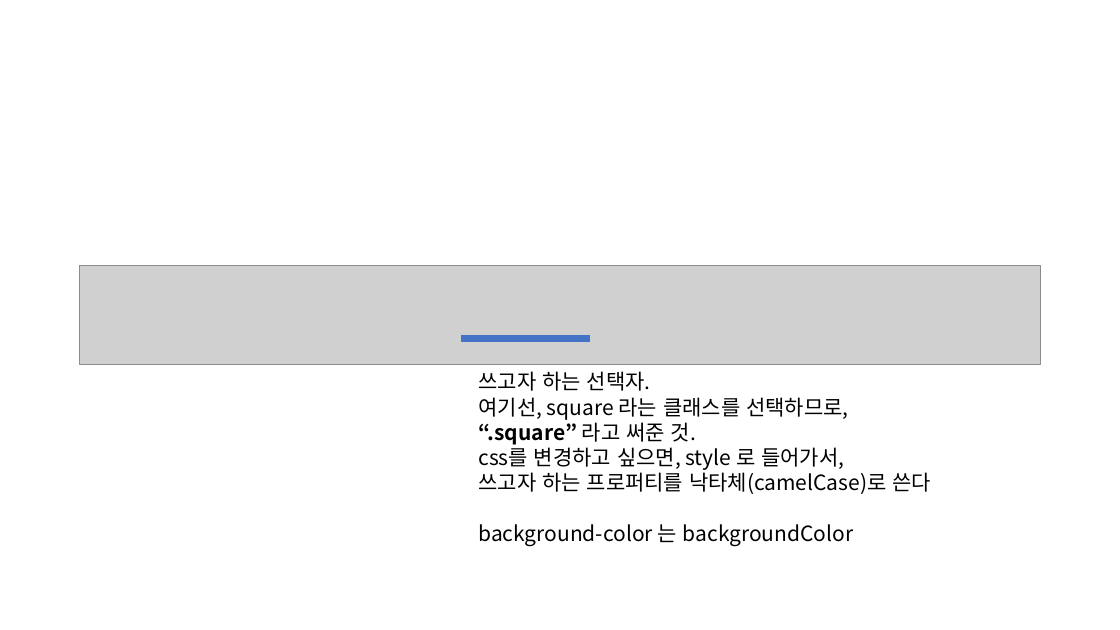
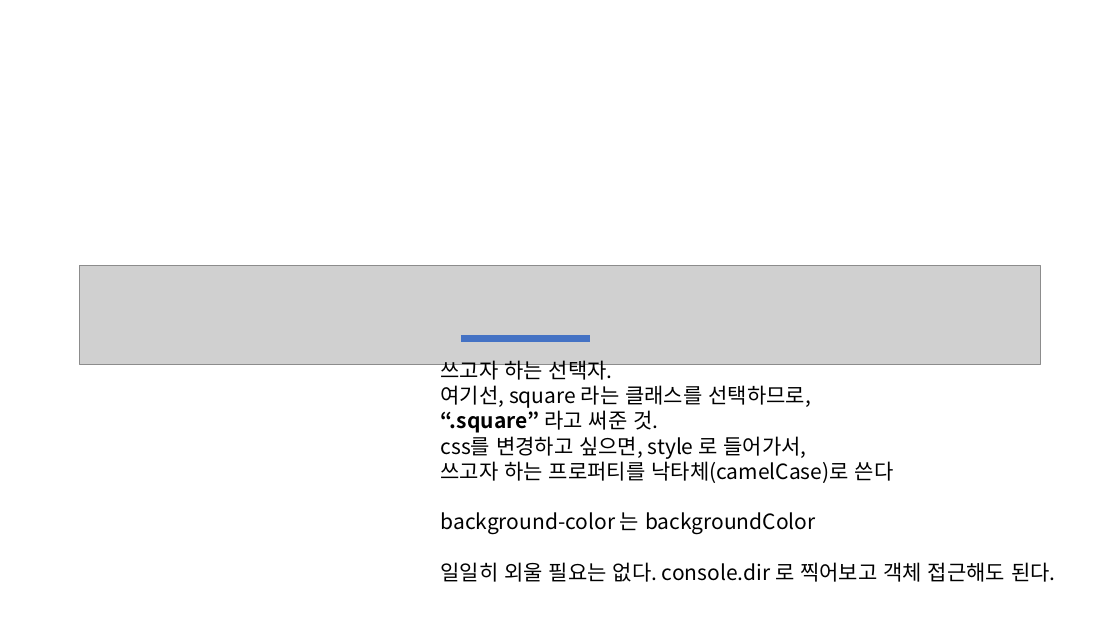
Before and after one commit to GNUCSAssistants/2021webprogramming, a slide deck: slide 26 of 수업/8. JavaScript (4)/PPT/JavaScript(4).pptx (slide 25 before the commit). Drawn at 1120x630 pixels with LibreOffice and Linux fonts; fonts in the diff are those of the drawing; grey boxes stand for pictures. Boxes give left, top, right and bottom in pixels: in the first picture for what was removed or moved away, otherwise in the second. Text is boxed around its words. In the diff, an @@ line names an element or a change of style, - is before the commit and + after.

```diff
--- a/수업/8. JavaScript (4)/PPT/JavaScript(4).pptx
+++ b/수업/8. JavaScript (4)/PPT/JavaScript(4).pptx
@@ text "쓰고자 하는 선택자." moved from (x1=478, y1=371, x2=932, y2=546) to (x1=441, y1=360, x2=1056, y2=582) @@
@@ text at (x1=441, y1=562, x2=1056, y2=582): paragraph added @@
+일일히 외울 필요는 없다. console.dir 로 찍어보고 객체 접근해도 된다.
```
Also in this commit, not shown: 5 other slides changed, 1 slide added, 4 other files.
